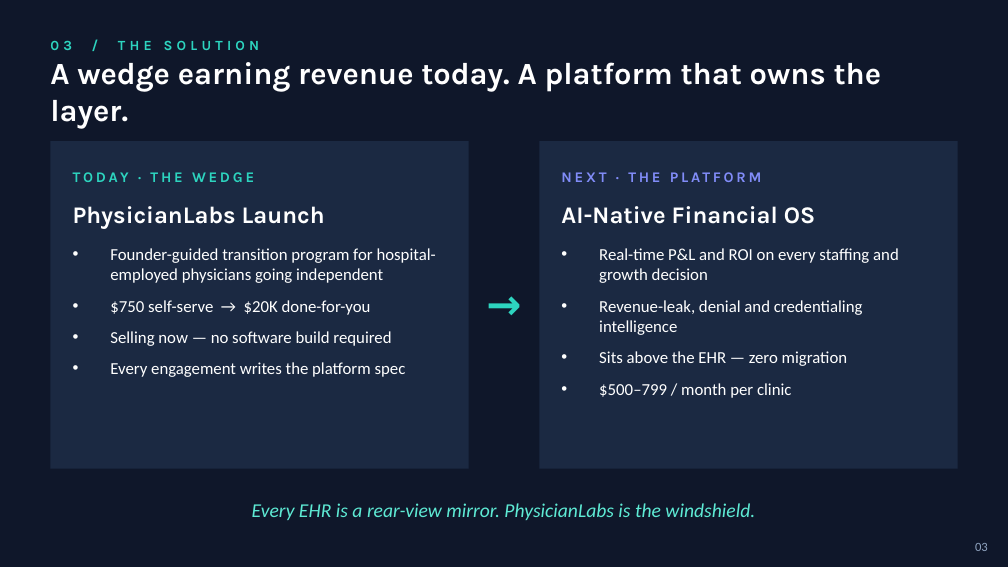
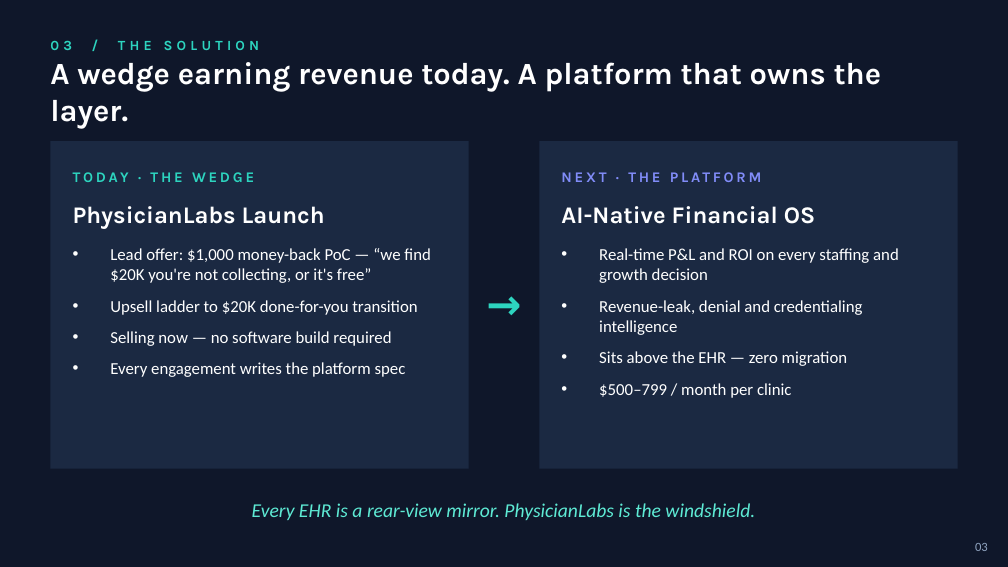
Before and after one commit to moamalleck/PhyLabs, a slide deck: slide 4 of docs/fundraising/pitch-deck-2026-06-11-softbank-necx.pptx. Drawn at 1008x567 pixels with LibreOffice and Linux fonts; fonts in the diff are those of the drawing. Boxes give left, top, right and bottom in pixels: in the first picture for what was removed or moved away, otherwise in the second. Text is boxed around its words. In the diff, an @@ line names an element or a change of style, - is before the commit and + after.

```diff
--- a/docs/fundraising/pitch-deck-2026-06-11-softbank-necx.pptx
+++ b/docs/fundraising/pitch-deck-2026-06-11-softbank-necx.pptx
@@ text at [110,248,431,315]: text changed @@
-• Founder-guided transition program for hospital-employed physicians going independent
-• $750 self-serve → $20K done-for-you
+• Lead offer: $1,000 money-back PoC — “we find $20K you're not collecting, or it's free”
+• Upsell ladder to $20K done-for-you transition
```
Also in this commit, not shown: 2 other slides changed, 3 other files.
